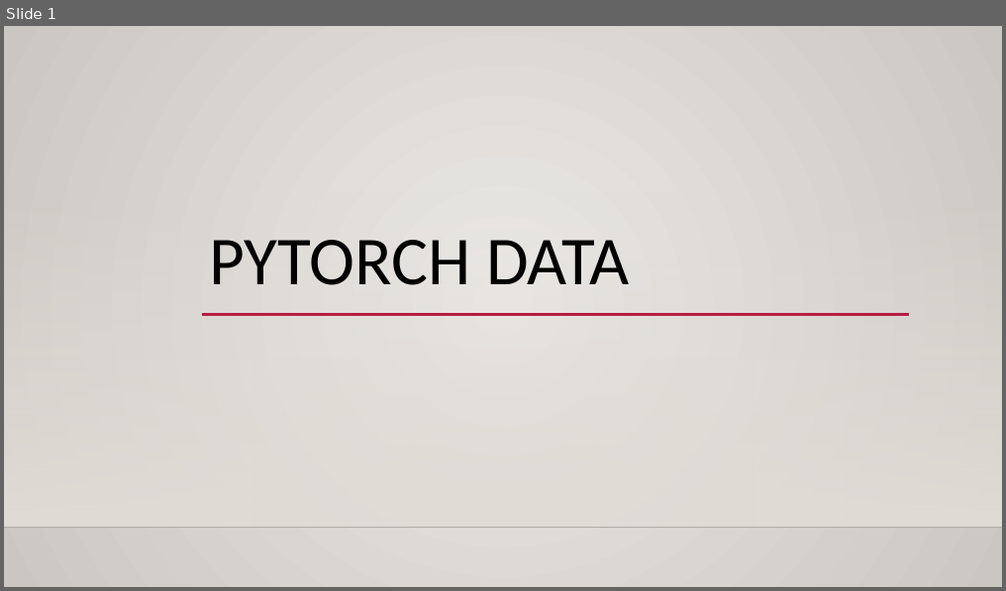
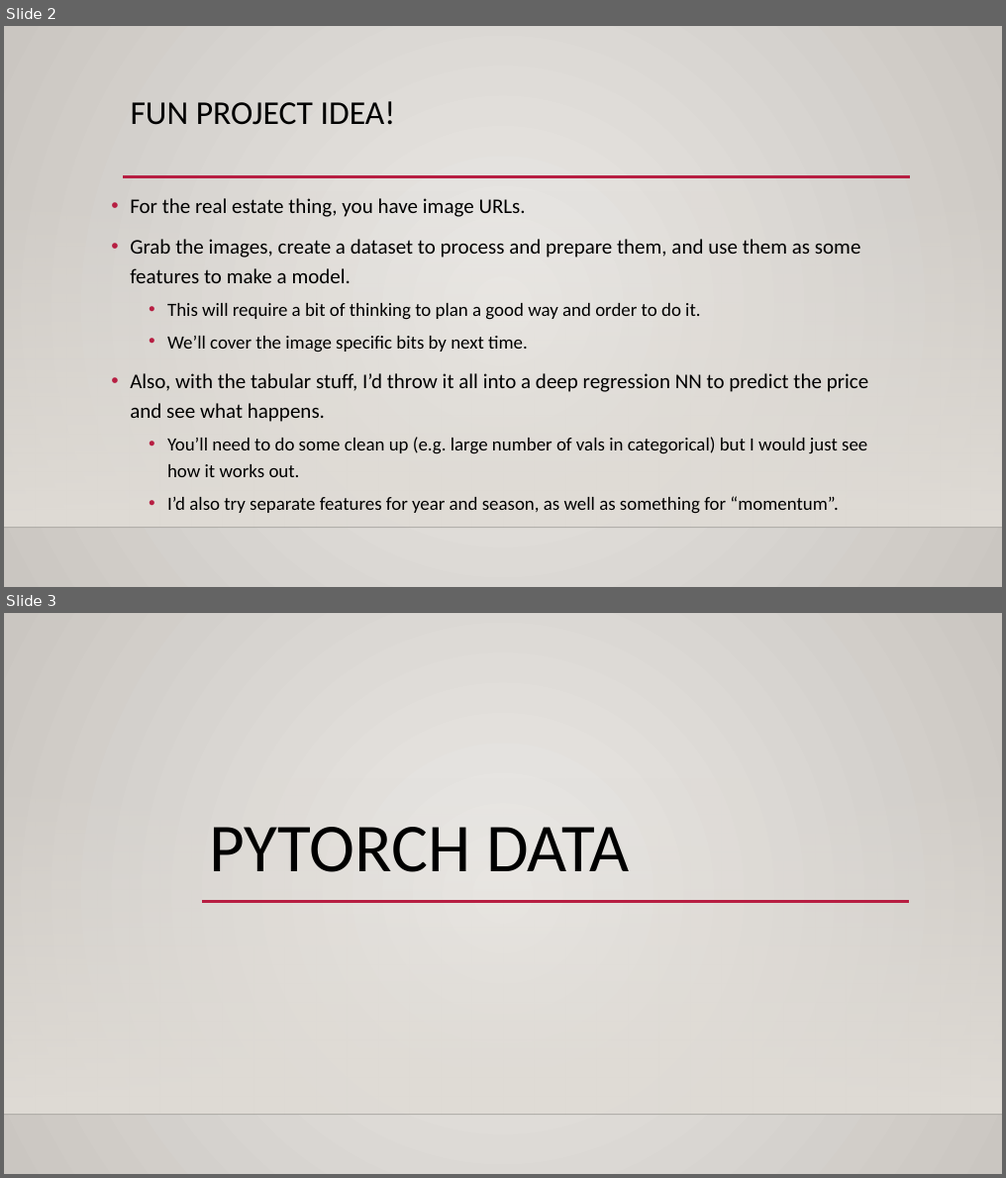
Before and after one commit to AkeemSemperDataScience/Intro_to_Machine_Learning_Students, a slide deck: reference_content/Slides/pytorch_data.pptx. Shown one above the other, each under a label of ours: slide 1 before the commit, slides 2 and 3 after it. The pictures are 1006x591 and 1006x1178 pixels, drawn with LibreOffice and Linux fonts; fonts in the diff are those of the drawing; background and template pictures are left out. Boxes give left, top, right and bottom in pixels: in the first picture for what was removed or moved away, otherwise in the second. Text is boxed around its words. In the diff, an @@ line names an element or a change of style, - is before the commit and + after.

```diff
--- a/reference_content/Slides/pytorch_data.pptx
+++ b/reference_content/Slides/pytorch_data.pptx
@@ slide 2 added at (x1=4, y1=26, x2=1002, y2=587), background gradient #ECEAE7 to #CAC7C1; not listed: 2 template elements that a slide beside it also shows @@
@@ title added at (x1=131, y1=101, x2=396, y2=125), 32 pt, text #000000 @@
+FUN PROJECT IDEA!
@@ line added from (123, 177) to (910, 177), #B71E42 2.5 pt @@
@@ text added at (x1=130, y1=198, x2=869, y2=514), 18 pt, text #000000 @@
+• For the real estate thing, you have image URLs.
+• Grab the images, create a dataset to process and prepare them, and use them as some features to make a model.
+  • This will require a bit of thinking to plan a good way and order to do it.
+  • We’ll cover the image specific bits by next time.
+• Also, with the tabular stuff, I’d throw it all into a deep regression NN to predict the price and see what happens.
+  • You’ll need to do some clean up (e.g. large number of vals in categorical) but I would just see how it works out.
+  • I’d also try separate features for year and season, as well as something for “momentum”.
@@ what was slide 1 is now slide 3 @@
```
Also in this commit, not shown: 7 slides changed, 19 other slides added, 2 slides removed, 5 other files.
